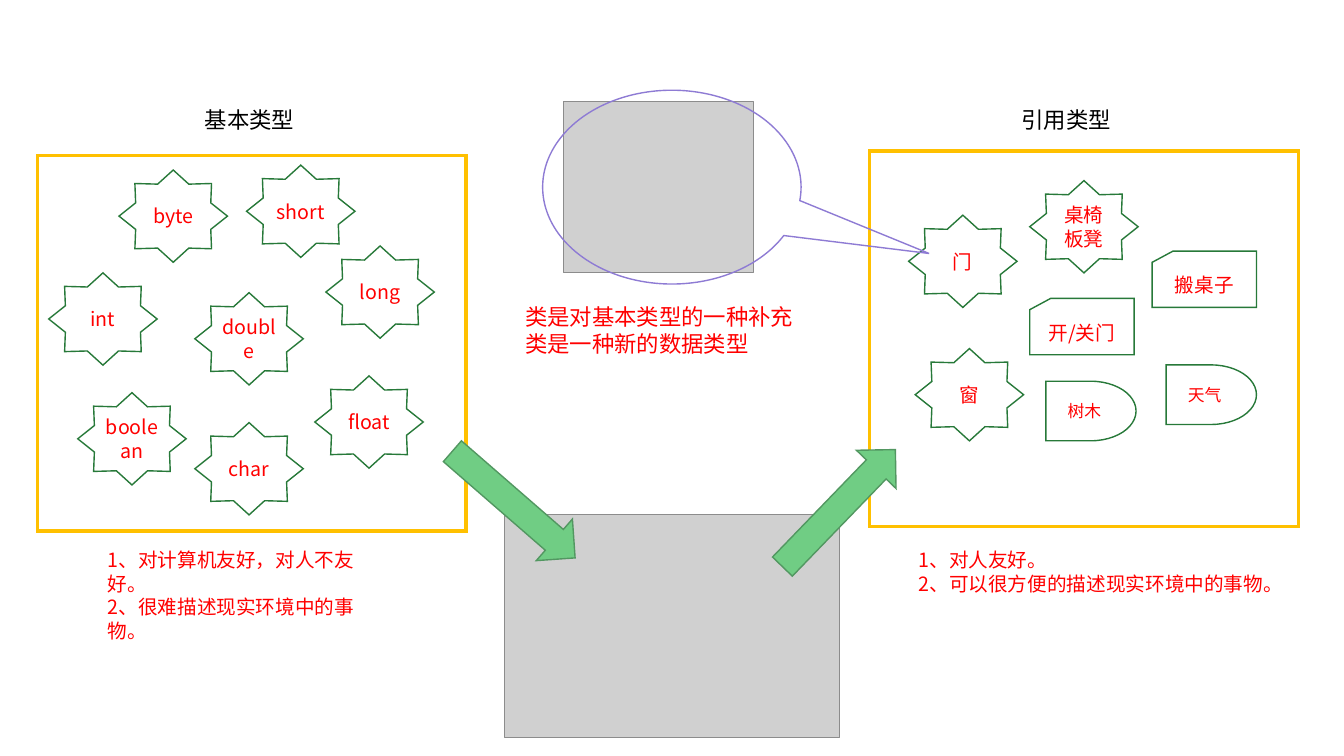
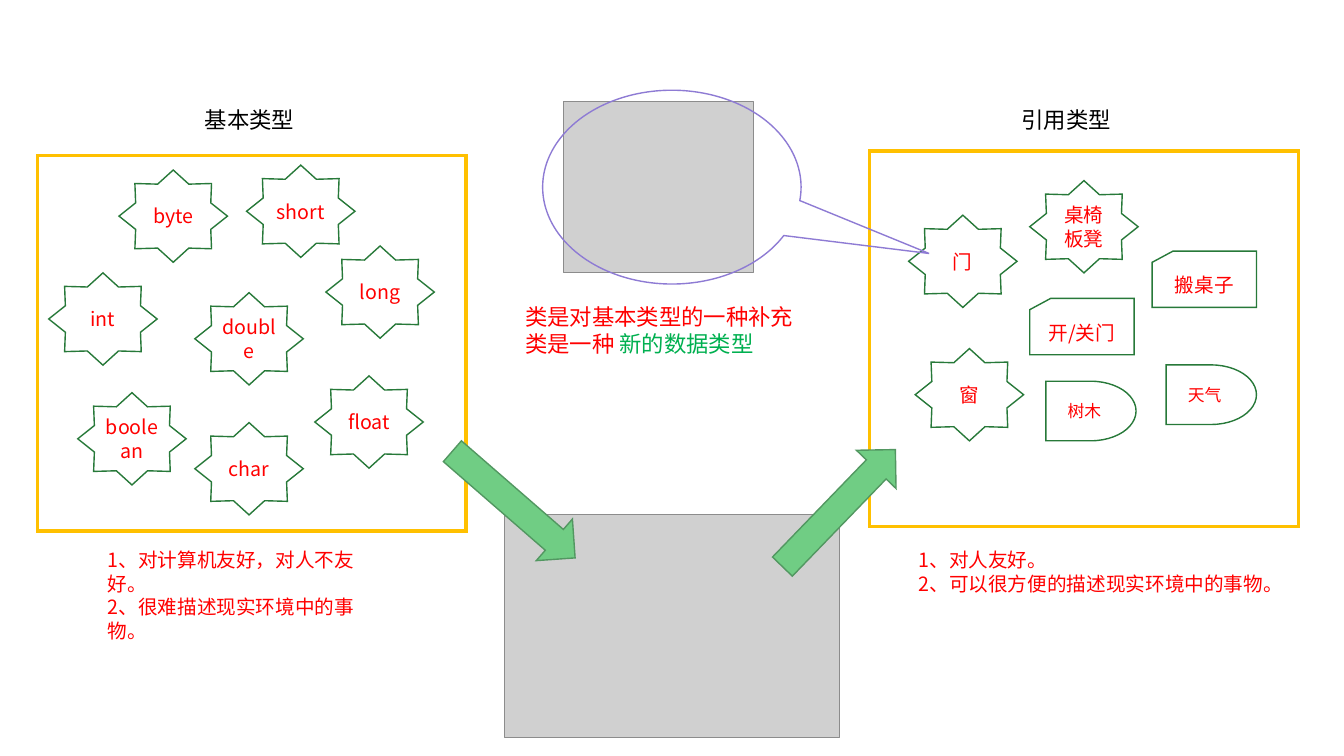
Before and after one commit to linkknown/PPT, a slide deck: slide 3 of 基础PPT/第2章：Java面向对象.pptx (slide 2 before the commit). Drawn at 1344x756 pixels with LibreOffice and Linux fonts; fonts in the diff are those of the drawing; grey boxes stand for pictures; background and template pictures are left out. Boxes give left, top, right and bottom in pixels: in the first picture for what was removed or moved away, otherwise in the second. Text is boxed around its words. In the diff, an @@ line names an element or a change of style, - is before the commit and + after.

```diff
--- a/基础PPT/第2章：Java面向对象.pptx
+++ b/基础PPT/第2章：Java面向对象.pptx
@@ text at <box>525,333,754,354</box>: text changed; text colour #FF0000 to #00B050 @@
-类是一种新的数据类型
+类是一种 新的数据类型
```
Also in this commit, not shown: 6 other slides changed, 2 slides added, 1 slide removed.
